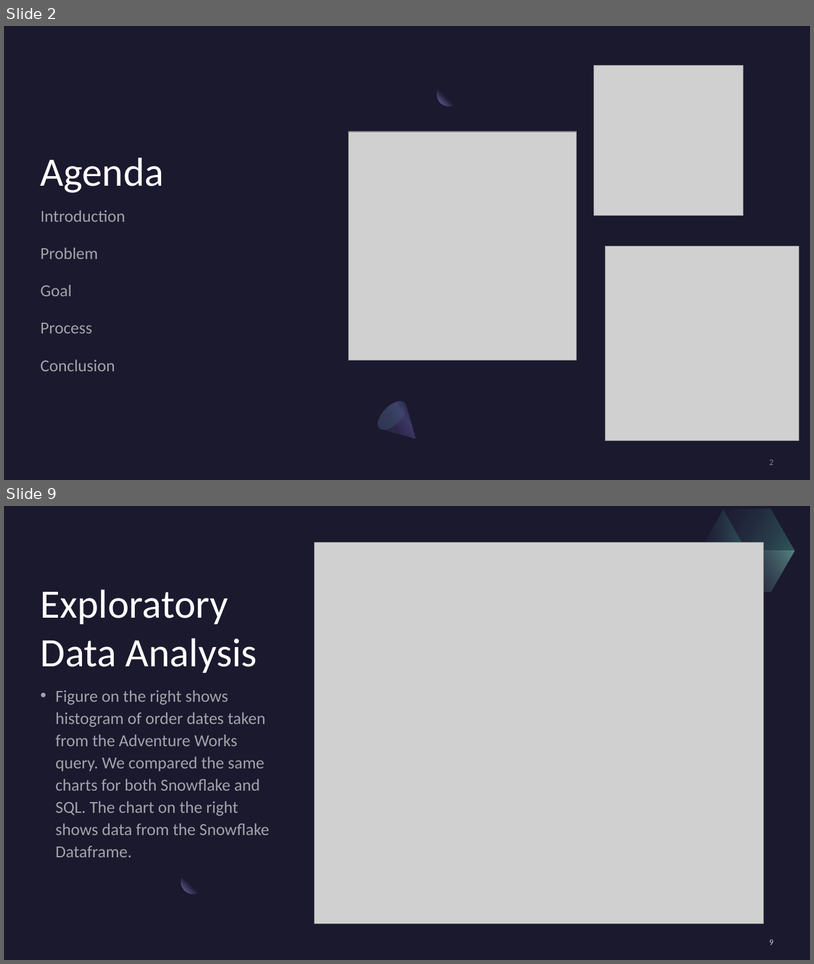
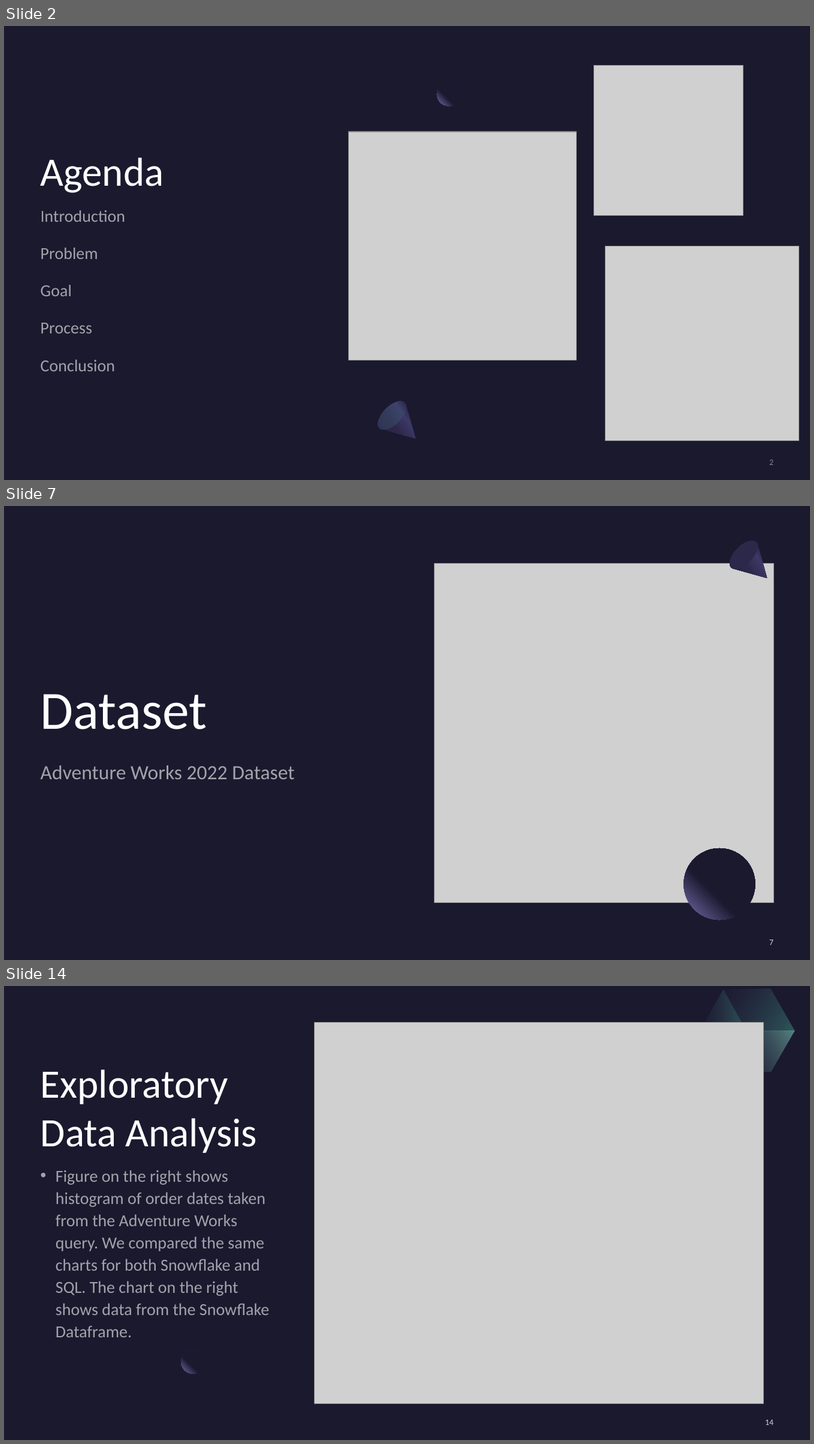
Before and after one commit to rehank1990/Capstone-3, a slide deck: Capstone 3 Datawarehouse Comparisons.pptx. Shown one above the other, each under a label of ours: slides 2 and 9 before the commit, slides 2, 7 and 14 after it; the slides between them are not shown. The pictures are 814x964 and 814x1444 pixels, drawn with LibreOffice and Linux fonts; fonts in the diff are those of the drawing; grey boxes stand for pictures. Boxes give left, top, right and bottom in pixels: in the first picture for what was removed or moved away, otherwise in the second. Text is boxed around its words. In the diff, an @@ line names an element or a change of style, - is before the commit and + after.

```diff
--- a/Capstone 3 Datawarehouse Comparisons.pptx
+++ b/Capstone 3 Datawarehouse Comparisons.pptx
@@ slide 7 added at (4,506,810,960), background #1B192E @@
@@ rectangle added at (4,506,810,960), fill #1B192E @@
@@ freeform shape added at (725,536,780,591), fill gradient #2C284A to #3C3867 to #1B192E @@
@@ ellipse added at (725,535,764,574), fill #2C284A @@
@@ picture added at (435,563,774,902) @@
@@ title added at (41,694,207,729), 64 pt, text #FFFFFF @@
+Dataset
@@ text added at (41,765,294,779), 24 pt, text #FFFFFF at 60% opacity @@
+Adventure Works 2022 Dataset
@@ ellipse added at (684,849,756,920), fill gradient #1B192E to #7771B2 @@
@@ page number added at (770,939,774,945), 10 pt, text #FFFFFF at 80% opacity @@
+7
@@ what was slide 9 is now slide 14 @@
@@ page number at (765,1419,774,1425): text changed @@
-9
+14
```
Also in this commit, not shown: 7 slides changed, 6 other slides added, 5 slides removed.
